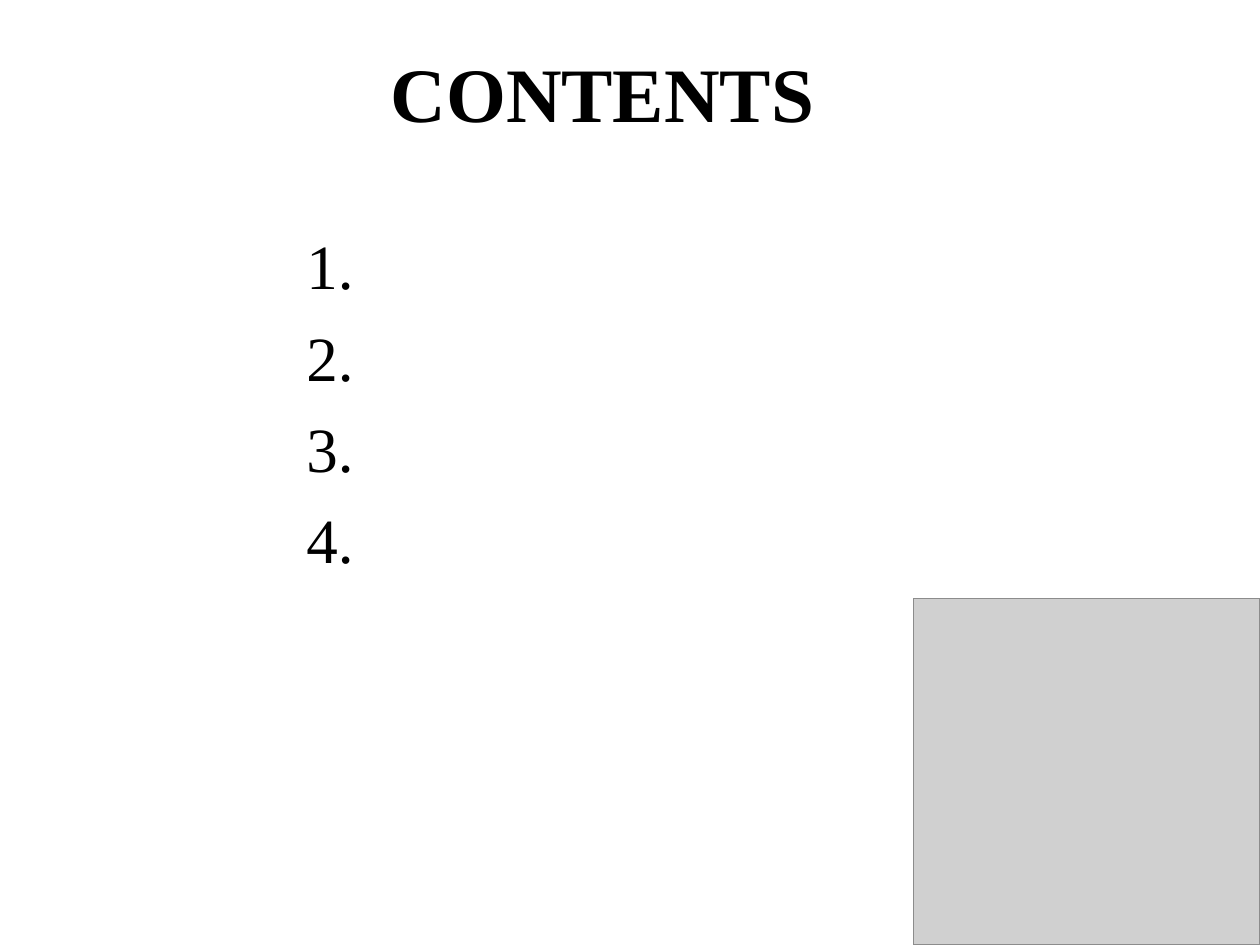
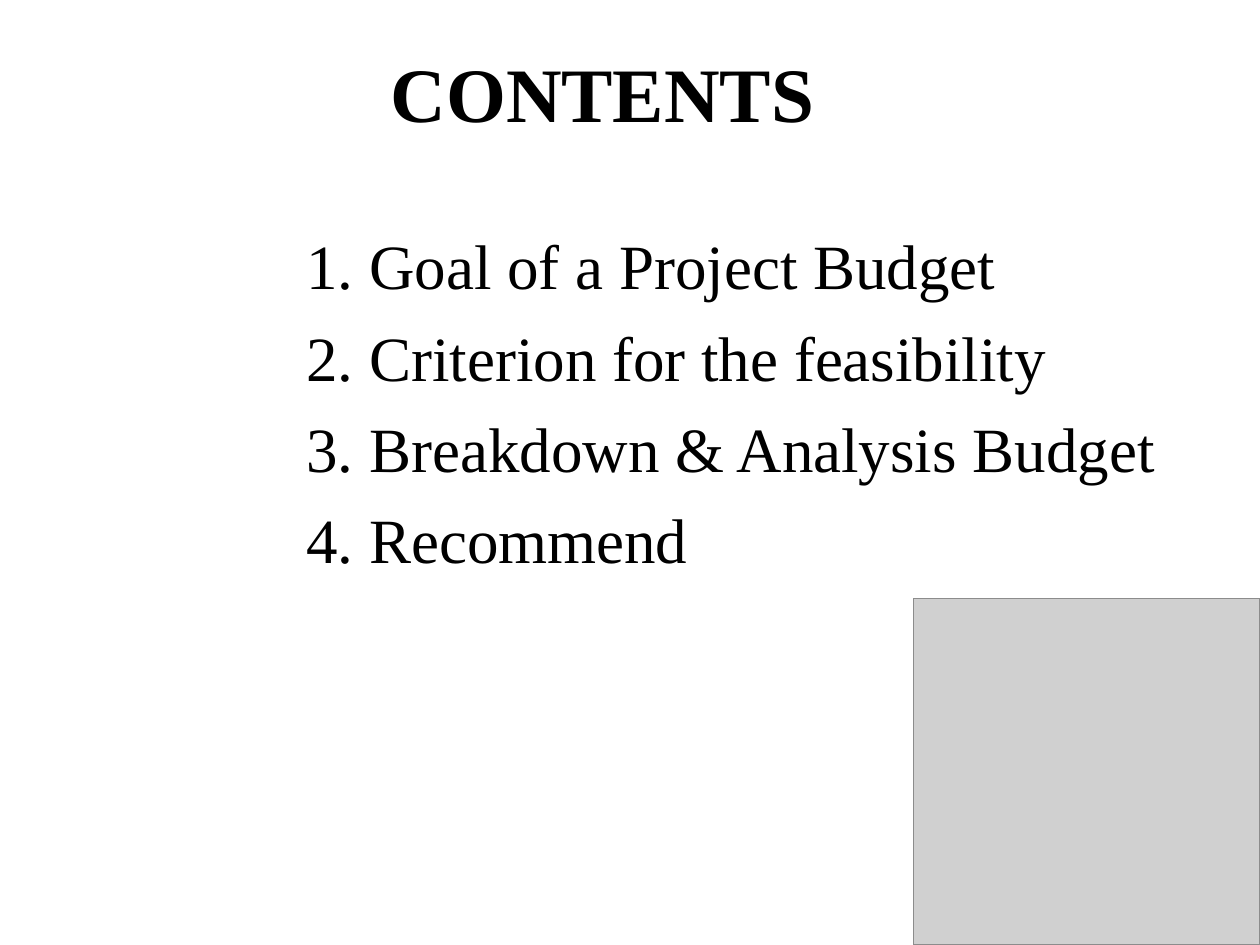
Before and after one commit to T138384/vlu-k15t1-team11, a slide deck: slide 3 of SMA - Software Measurement & Analysis/Assignment-07/K15T1-Team11-Team Assignment7/K15T1-Team11-Team Assignment7.ppt. Drawn at 1260x945 pixels with LibreOffice and Linux fonts; fonts in the diff are those of the drawing; grey boxes stand for pictures; background and template pictures are left out. Boxes give left, top, right and bottom in pixels: in the first picture for what was removed or moved away, otherwise in the second. Text is boxed around its words. In the diff, an @@ line names an element or a change of style, - is before the commit and + after.

```diff
--- a/SMA - Software Measurement & Analysis/Assignment-07/K15T1-Team11-Team Assignment7/K15T1-Team11-Team Assignment7.ppt
+++ b/SMA - Software Measurement & Analysis/Assignment-07/K15T1-Team11-Team Assignment7/K15T1-Team11-Team Assignment7.ppt
@@ text at bbox=[306, 244, 1155, 564]: text changed @@
-1.
-2.
-3.
-4.
+1. Goal of a Project Budget
+  2. Criterion for the feasibility
+3. Breakdown & Analysis Budget
+4. Recommend
```
Also in this commit, not shown: 4 slides added, 4 slides removed, 4 other files.
